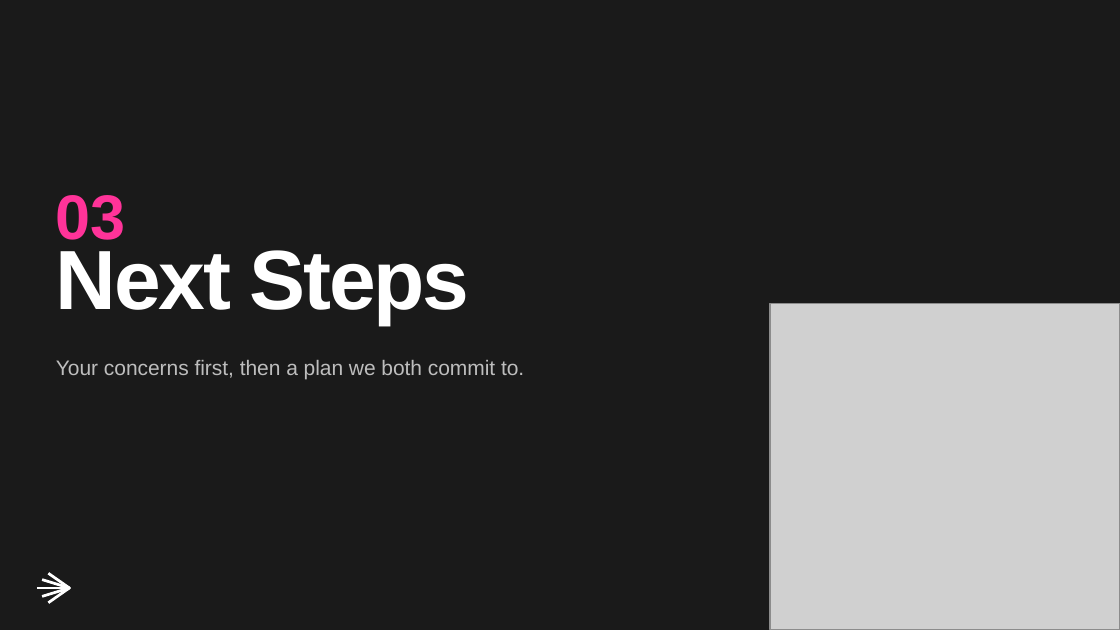
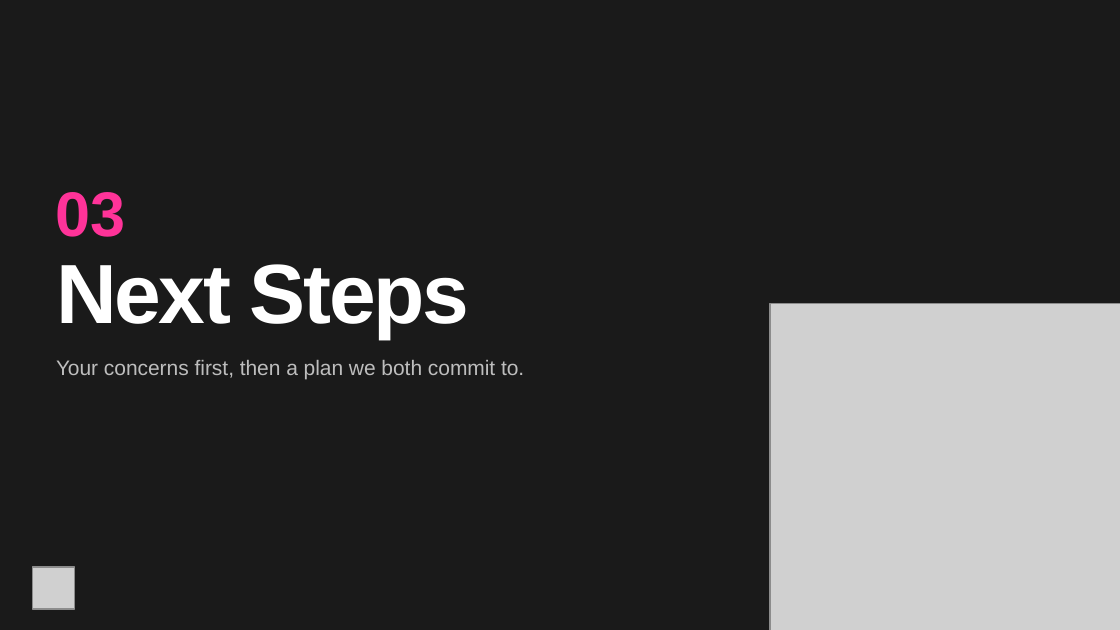
Before and after one commit to squalliram/ld-northwind-payments, a slide deck: slide 16 of docs/northwind-value-playback.pptx. Drawn at 1120x630 pixels with LibreOffice and Linux fonts; fonts in the diff are those of the drawing; grey boxes stand for pictures. Boxes give left, top, right and bottom in pixels: in the first picture for what was removed or moved away, otherwise in the second. Text is boxed around its words. In the diff, an @@ line names an element or a change of style, - is before the commit and + after.

```diff
--- a/docs/northwind-value-playback.pptx
+++ b/docs/northwind-value-playback.pptx
@@ background #1A1A1A to #F7F7F7 @@
@@ rectangle added at [0,0,1120,629], fill #1A1A1A @@
@@ text "03" at [56,192,126,237]: vertical alignment top to middle @@
@@ text "Next Steps" at [56,264,469,338]: line spacing 54pt to 1; vertical alignment top to middle @@
@@ picture removed at [771,304,1120,630] @@
@@ picture added at [771,304,1120,630] @@
@@ picture added at [32,567,75,609] @@
@@ freeform shape removed at [37,588,69,589] @@
@@ freeform shape removed at [43,579,69,596] @@
@@ freeform shape removed at [48,573,69,603] @@
```
Also in this commit, not shown: 15 other slides changed, 3 slides added, 3 slides removed, 3 other files.
